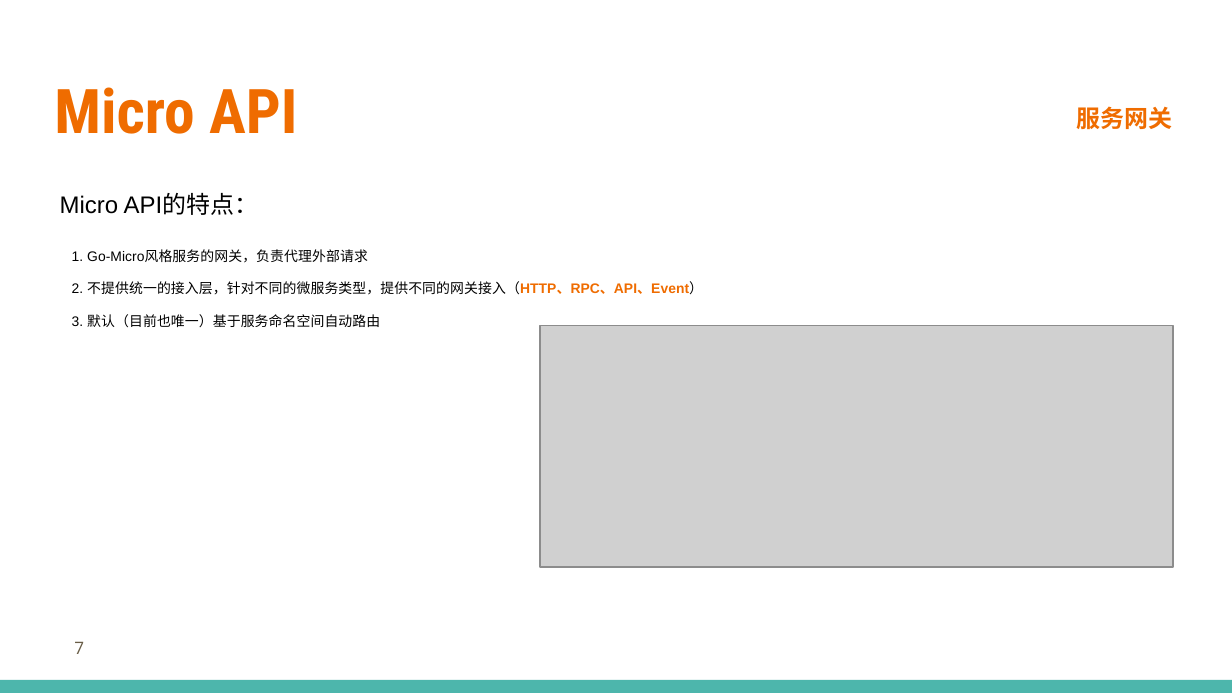
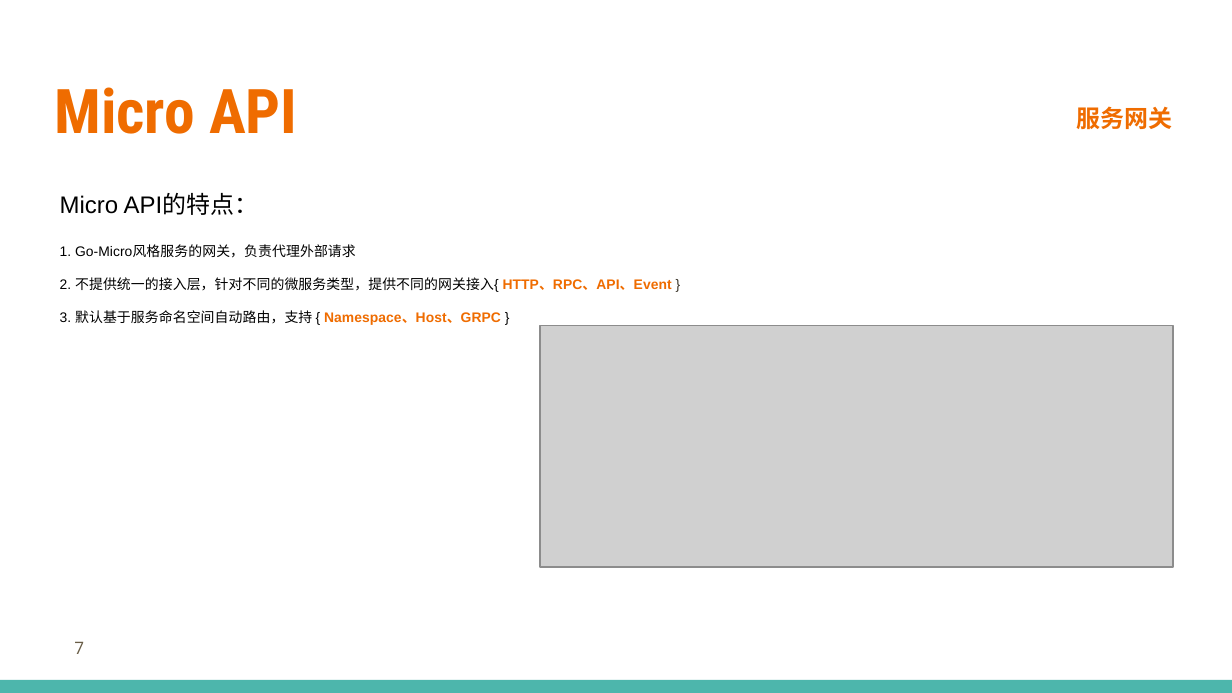
Before and after one commit to printfcoder/stack-rpc-tutorials, a slide deck: slide 7 of others/share/learning-go/【第三期】Micro工具集.pptx. Drawn at 1232x693 pixels with LibreOffice and Linux fonts; fonts in the diff are those of the drawing; grey boxes stand for pictures; background and template pictures are left out. Boxes give left, top, right and bottom in pixels: in the first picture for what was removed or moved away, otherwise in the second. Text is boxed around its words. In the diff, an @@ line names an element or a change of style, - is before the commit and + after.

Commit message:
夜读资料 update Micro Proxy

```diff
--- a/others/share/learning-go/【第三期】Micro工具集.pptx
+++ b/others/share/learning-go/【第三期】Micro工具集.pptx
@@ text "1. Go-Micro风格服务的网关，负责代理外部请求": place and size @@
-text "1. Go-Micro风格服务的网关，负责代理外部请求" at box(72, 249, 703, 327)
+text "1. Go-Micro风格服务的网关，负责代理外部请求" at box(60, 245, 672, 325)
@@ text at box(60, 277, 672, 325): text changed @@
-2. 不提供统一的接入层，针对不同的微服务类型，提供不同的网关接入（HTTP、RPC、API、Event）
-3. 默认（目前也唯一）基于服务命名空间自动路由
+2. 不提供统一的接入层，针对不同的微服务类型，提供不同的网关接入{ HTTP、RPC、API、Event }
+3. 默认基于服务命名空间自动路由，支持 { Namespace、Host、GRPC }
```
Also in this commit, not shown: 3 other slides changed, 8 slides added, 17 other files.
